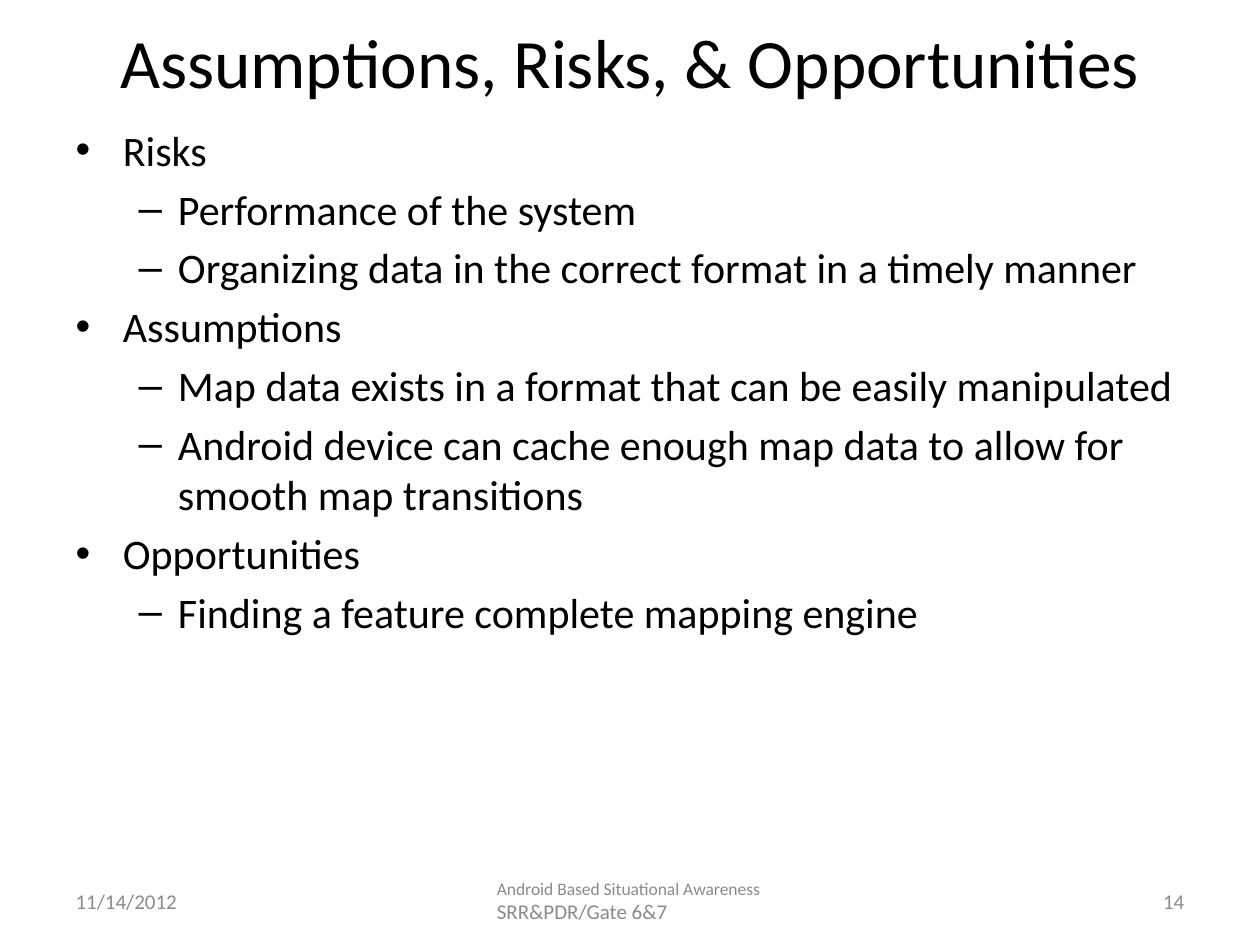
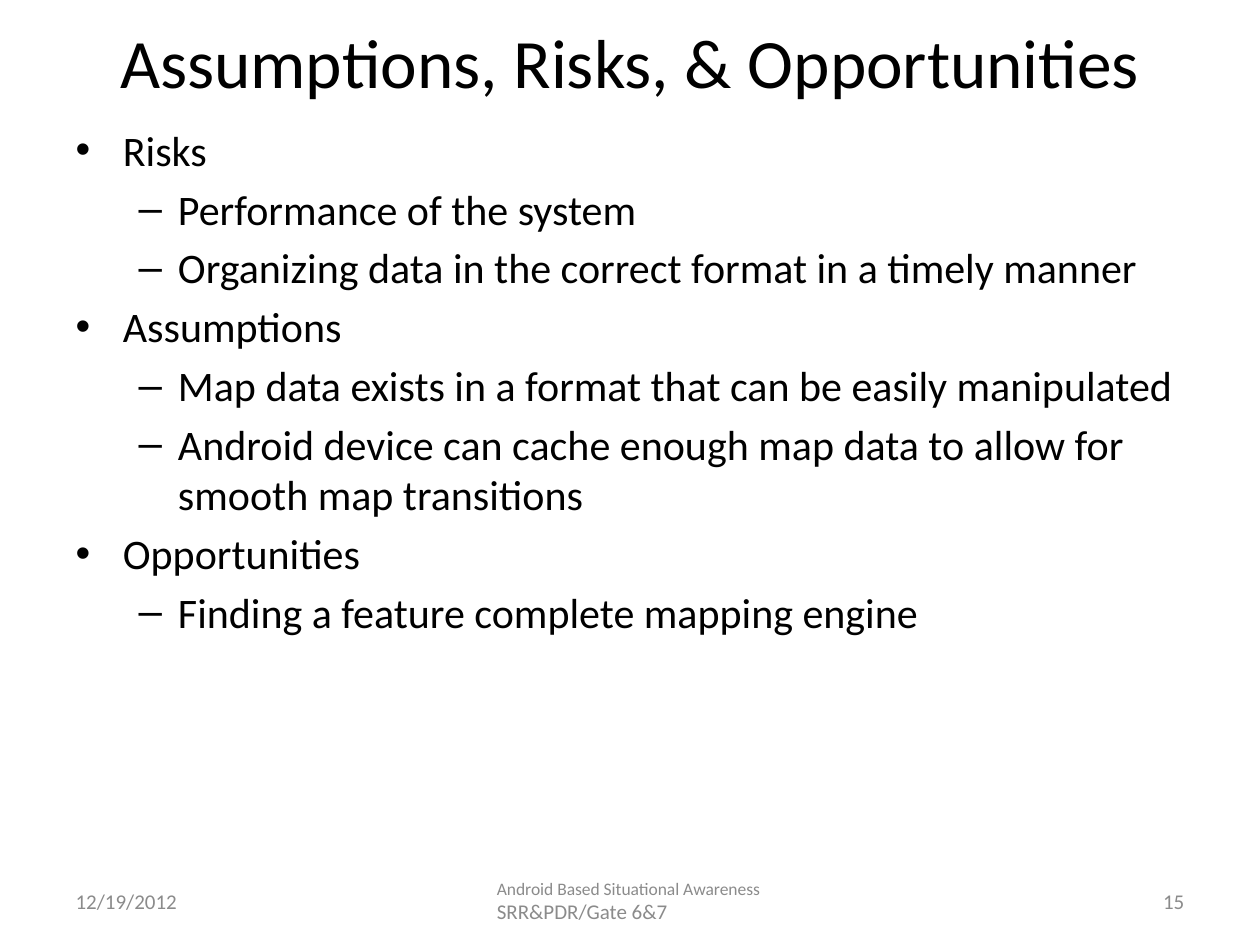
Before and after one commit to atniptw/Senior-Project, a slide deck: slide 15 of Documents/PowerPoints/Senior Design Project - Gate 6 1.0.pptx (slide 14 before the commit). Drawn at 1260x945 pixels with LibreOffice and Linux fonts; fonts in the diff are those of the drawing. Boxes give left, top, right and bottom in pixels: in the first picture for what was removed or moved away, otherwise in the second. Text is boxed around its words. In the diff, an @@ line names an element or a change of style, - is before the commit and + after.

```diff
--- a/Documents/PowerPoints/Senior Design Project - Gate 6 1.0.pptx
+++ b/Documents/PowerPoints/Senior Design Project - Gate 6 1.0.pptx
@@ text at box(76, 894, 177, 910): text changed @@
-11/14/2012
+12/19/2012
@@ page number at box(1163, 895, 1184, 909): text changed @@
-14
+15
```
Also in this commit, not shown: 14 other slides changed, 1 slide added, 9 other files.
